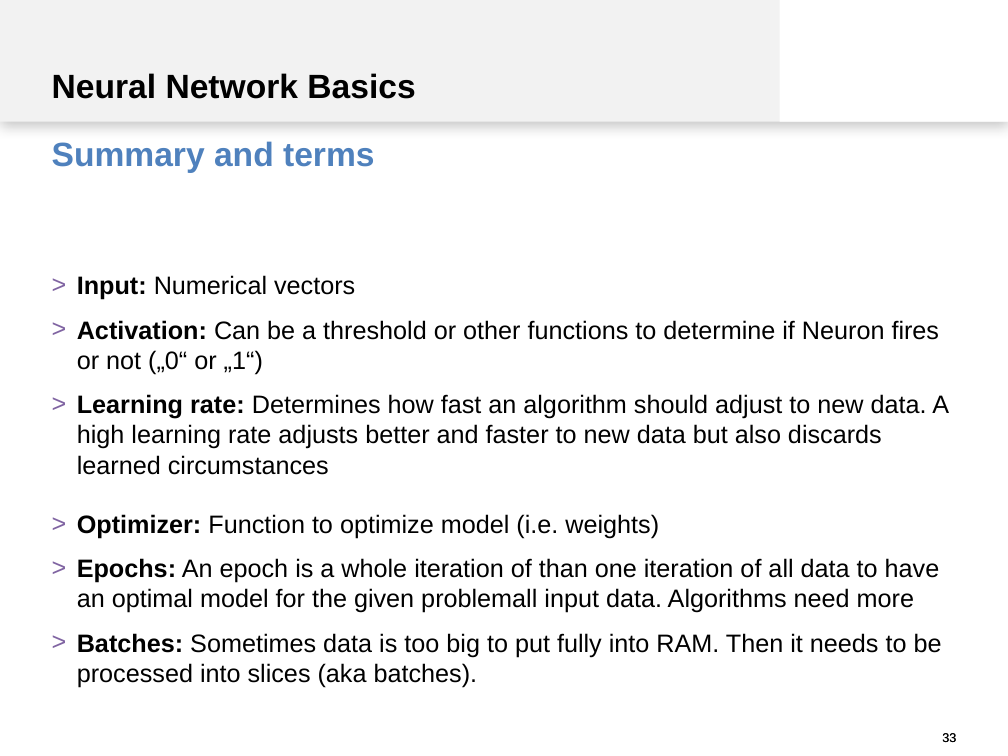
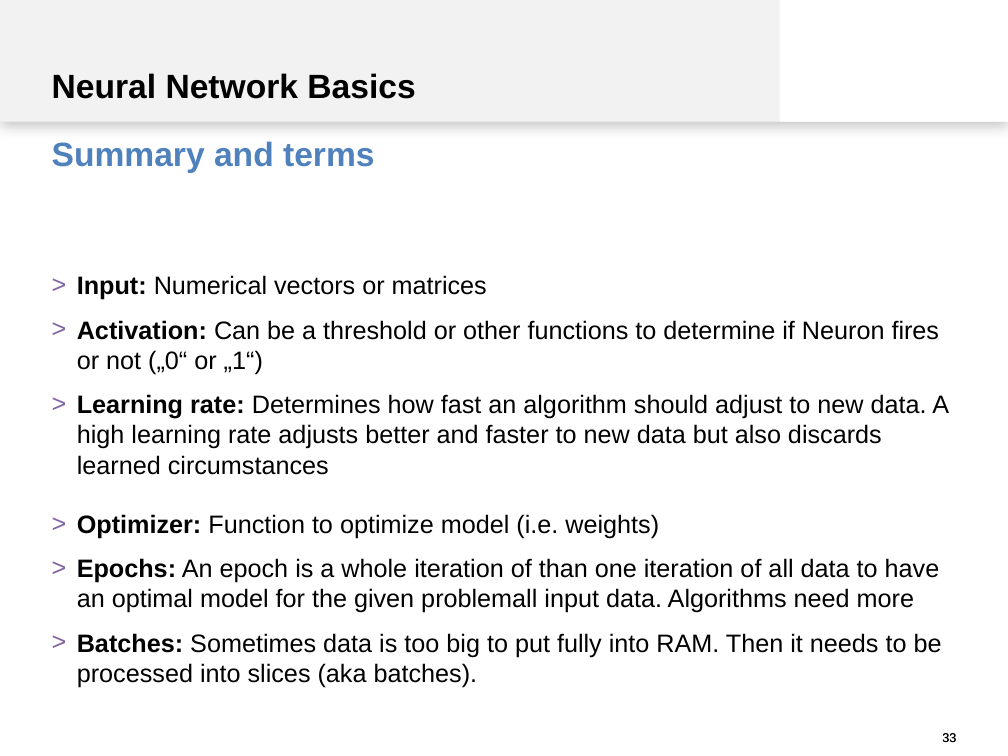
Before and after one commit to spinfo/LSS_DLwithText, a slide deck: slide 33 of docs/introduction.pptx. Drawn at 1008x756 pixels with LibreOffice and Linux fonts; fonts in the diff are those of the drawing. Boxes give left, top, right and bottom in pixels: in the first picture for what was removed or moved away, otherwise in the second. Text is boxed around its words. In the diff, an @@ line names an element or a change of style, - is before the commit and + after.

```diff
--- a/docs/introduction.pptx
+++ b/docs/introduction.pptx
@@ text at (x1=77, y1=275, x2=487, y2=300): text changed @@
-> Input: Numerical vectors
+> Input: Numerical vectors or matrices
```
Also in this commit, not shown: 3 other slides changed, 1 slide added.
